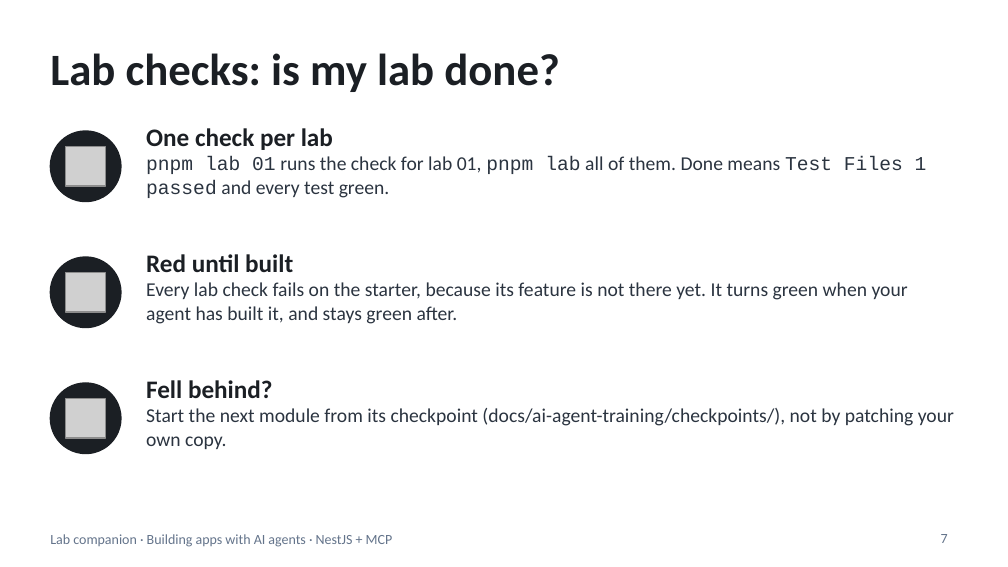
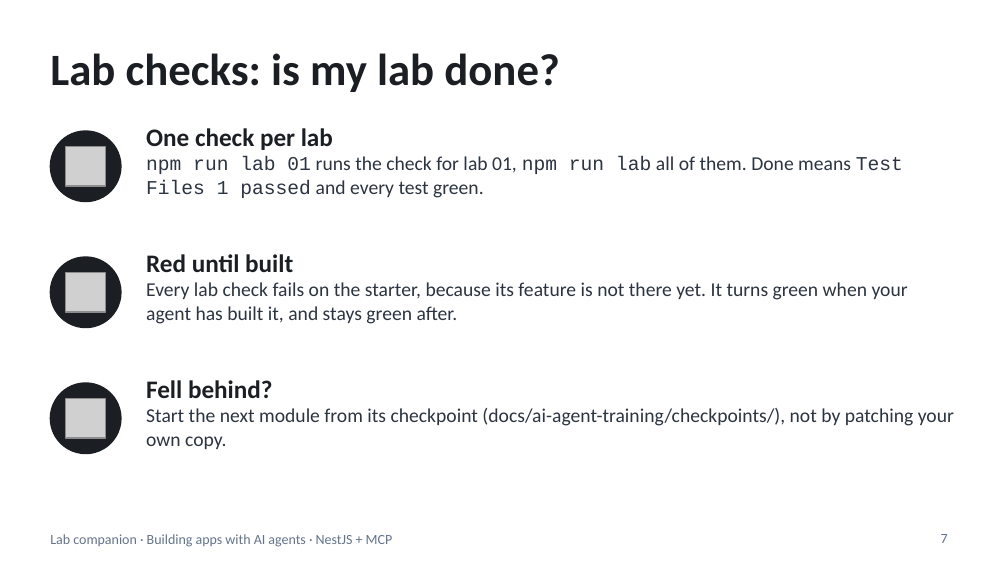
Before and after one commit to blazaga/ai-training-modules, a slide deck: slide 7 of docs/ai-agent-training/slides/lab-companion.pptx. Drawn at 1008x567 pixels with LibreOffice and Linux fonts; fonts in the diff are those of the drawing; grey boxes stand for pictures. Boxes give left, top, right and bottom in pixels: in the first picture for what was removed or moved away, otherwise in the second. Text is boxed around its words. In the diff, an @@ line names an element or a change of style, - is before the commit and + after.

```diff
--- a/docs/ai-agent-training/slides/lab-companion.pptx
+++ b/docs/ai-agent-training/slides/lab-companion.pptx
@@ text at [146, 156, 903, 198]: text changed @@
-pnpm lab 01 runs the check for lab 01, pnpm lab all of them. Done means Test Files 1 passed and every test green.
+npm run lab 01 runs the check for lab 01, npm run lab all of them. Done means Test Files 1 passed and every test green.
```
Also in this commit, not shown: 15 other slides changed, 11 other files.
